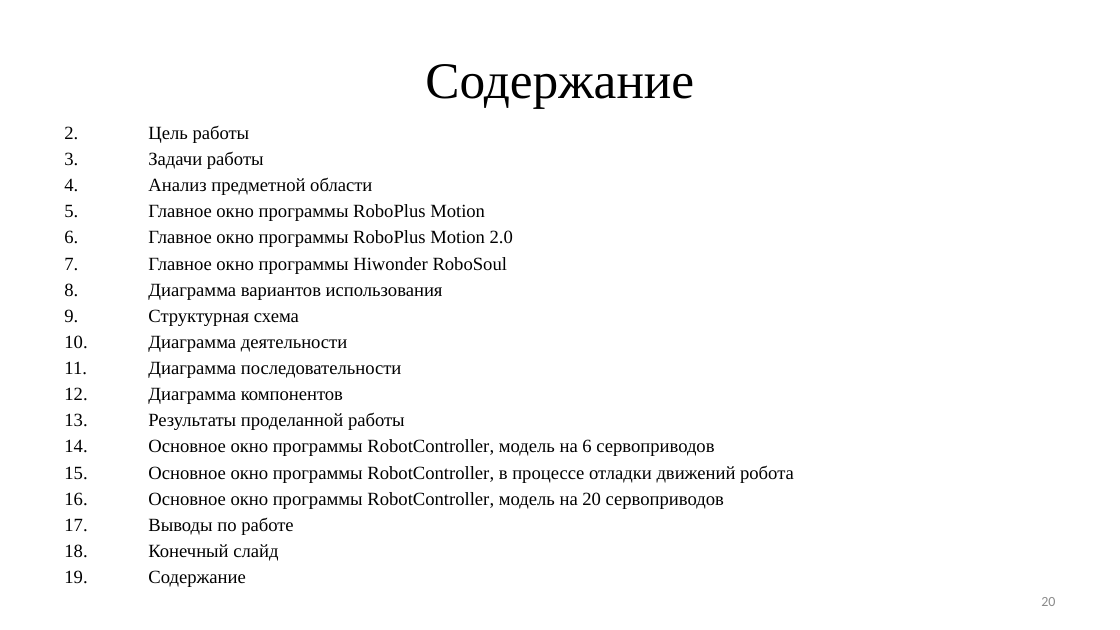
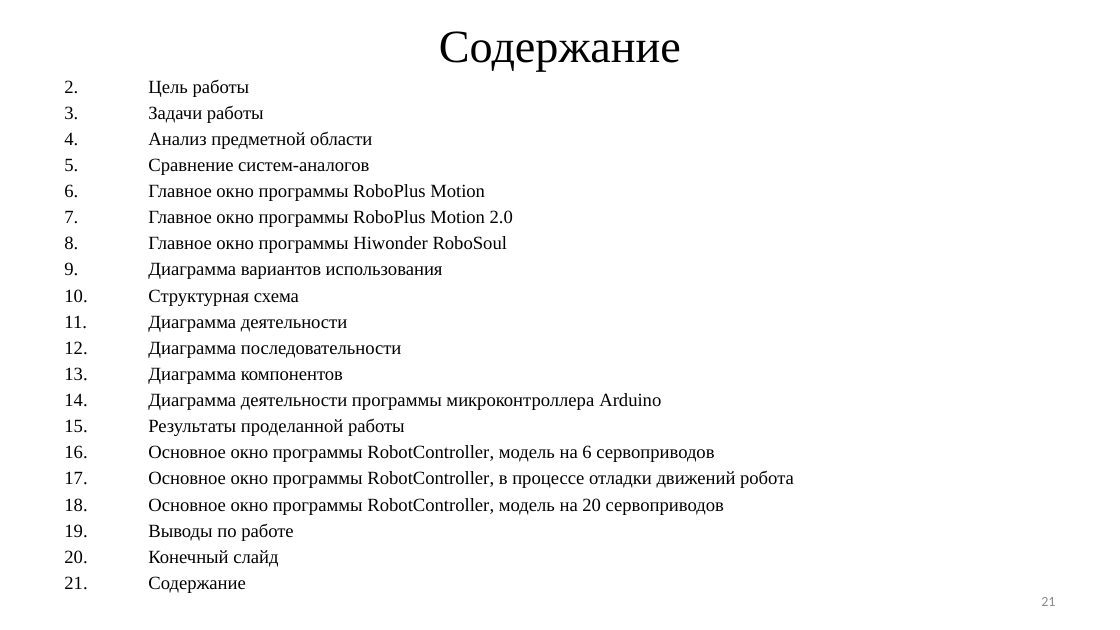
Before and after one commit to ArtemVolkov2103/1-Diplom, a slide deck: slide 21 of Дипломная Волков.pptx (slide 20 before the commit). Drawn at 1120x630 pixels with LibreOffice and Linux fonts; fonts in the diff are those of the drawing. Boxes give left, top, right and bottom in pixels: in the first picture for what was removed or moved away, otherwise in the second. Text is boxed around its words. In the diff, an @@ line names an element or a change of style, - is before the commit and + after.

```diff
--- a/Дипломная Волков.pptx
+++ b/Дипломная Волков.pptx
@@ title "Содержание" at bbox=[439, 31, 681, 72]: size 44 to 39.6 pt @@
@@ text "Цель работы": place and size @@
-text "Цель работы" at bbox=[148, 126, 794, 587]
+text "Цель работы" at bbox=[148, 80, 794, 593]
@@ text at bbox=[148, 158, 369, 175]: paragraph added @@
+5. Сравнение систем-аналогов
@@ text at bbox=[148, 393, 661, 410]: paragraph added @@
+14. Диаграмма деятельности программы микроконтроллера Arduino
@@ page number at bbox=[1041, 597, 1055, 606]: text changed @@
-20
+21
```
Also in this commit, not shown: 1 other slide changed, 1 slide added, 3 other files.
